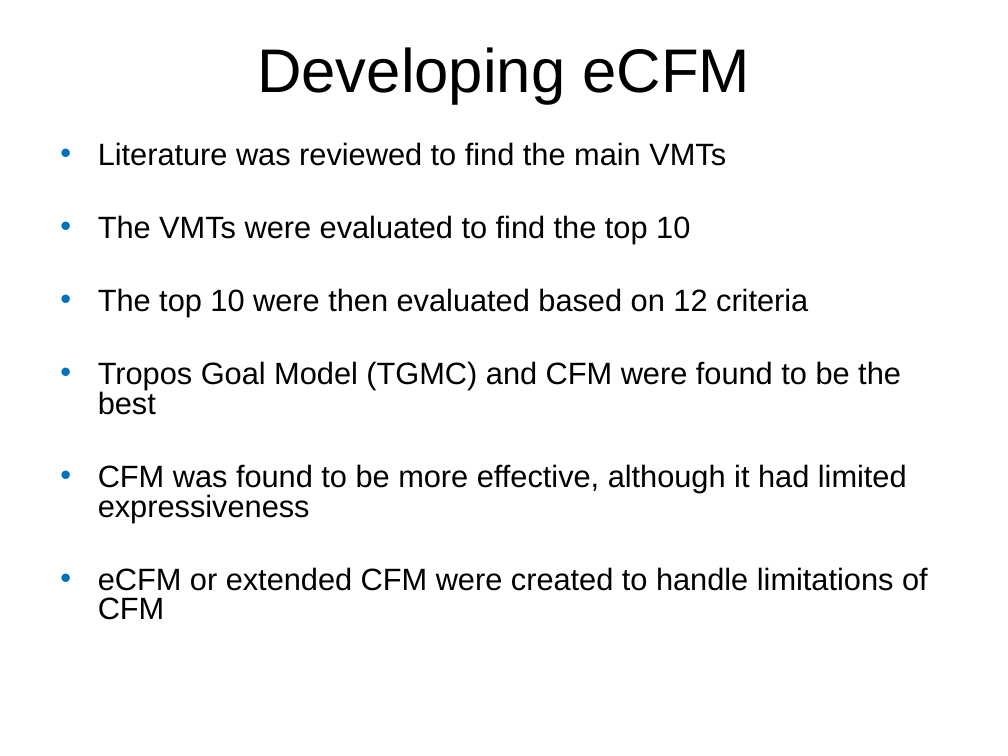
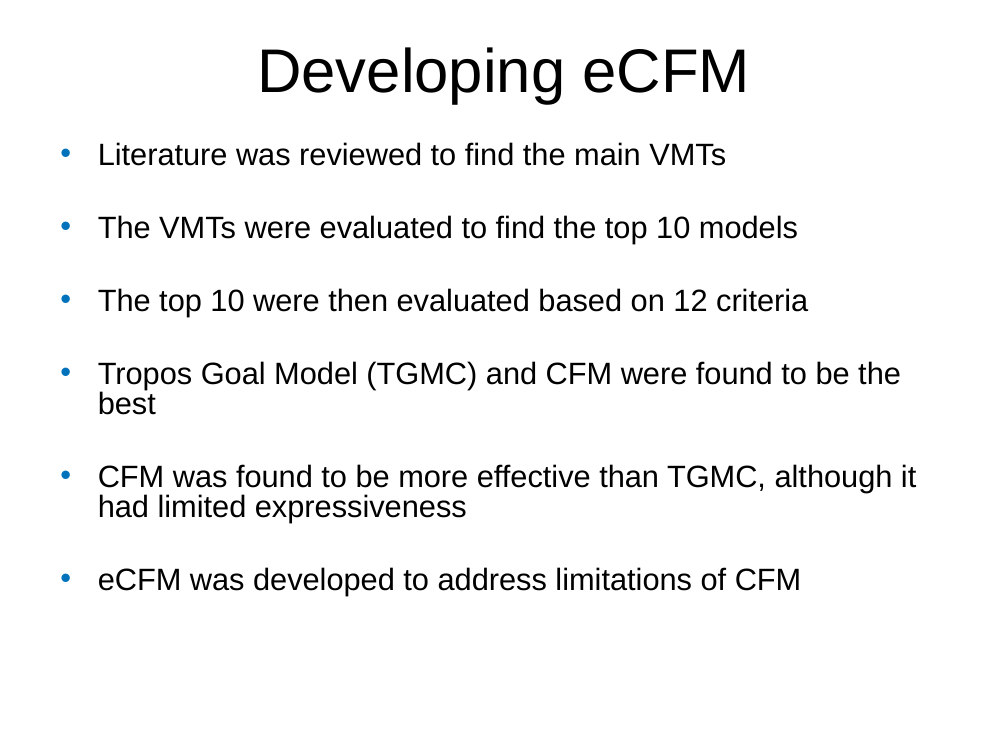
Before and after one commit to Ruthvicp/CS5551_Team_11_Project, a slide deck: slide 4 of Documentation/DAS.ppt. Drawn at 1008x756 pixels with LibreOffice and Linux fonts; fonts in the diff are those of the drawing; background and template pictures are left out. Boxes give left, top, right and bottom in pixels: in the first picture for what was removed or moved away, otherwise in the second. Text is boxed around its words. In the diff, an @@ line names an element or a change of style, - is before the commit and + after.

Commit message:
minor changes

```diff
--- a/Documentation/DAS.ppt
+++ b/Documentation/DAS.ppt
@@ text at box(98, 215, 798, 244): text changed @@
-• The VMTs were evaluated to find the top 10
+• The VMTs were evaluated to find the top 10 models
@@ text at box(98, 464, 916, 595): text changed @@
-• CFM was found to be more effective, although it had limited expressiveness
-• eCFM or extended CFM were created to handle limitations of CFM
+• CFM was found to be more effective than TGMC, although it had limited expressiveness
+• eCFM was developed to address limitations of CFM
```
Also in this commit, not shown: 3 other slides changed.
